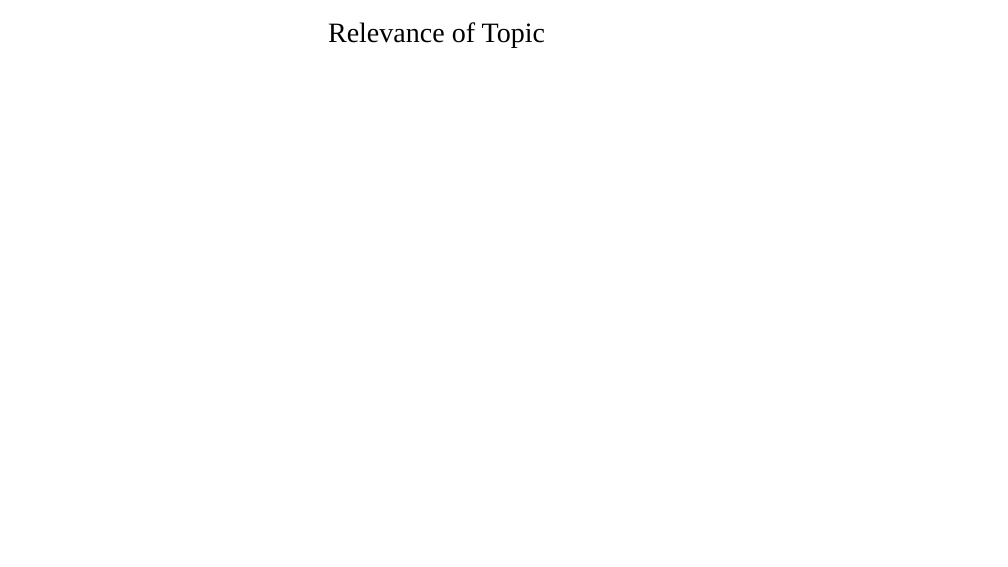
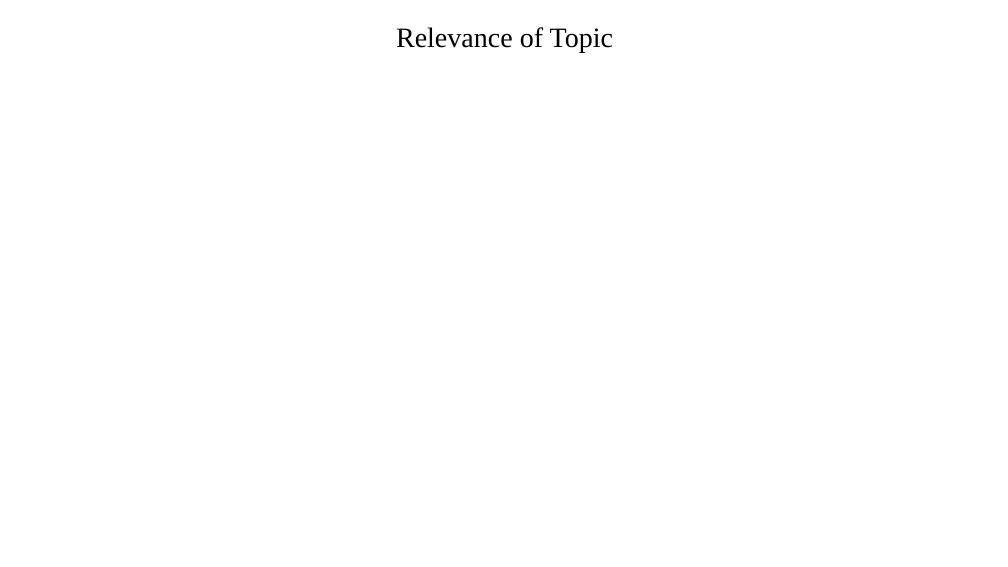
Before and after one commit to veerasagar/ACTIS-MCE442P, a slide deck: slide 4 of docs/ppt/ACTIS-Phase-1.pptx. Drawn at 1008x567 pixels with LibreOffice and Linux fonts; fonts in the diff are those of the drawing; background and template pictures are left out. Boxes give left, top, right and bottom in pixels: in the first picture for what was removed or moved away, otherwise in the second. Text is boxed around its words. In the diff, an @@ line names an element or a change of style, - is before the commit and + after.

```diff
--- a/docs/ppt/ACTIS-Phase-1.pptx
+++ b/docs/ppt/ACTIS-Phase-1.pptx
@@ text "Relevance of Topic" at (396, 27, 613, 52): alignment left to centre @@
```
Also in this commit, not shown: 2 other slides changed, 1 slide added, 1 slide removed.
